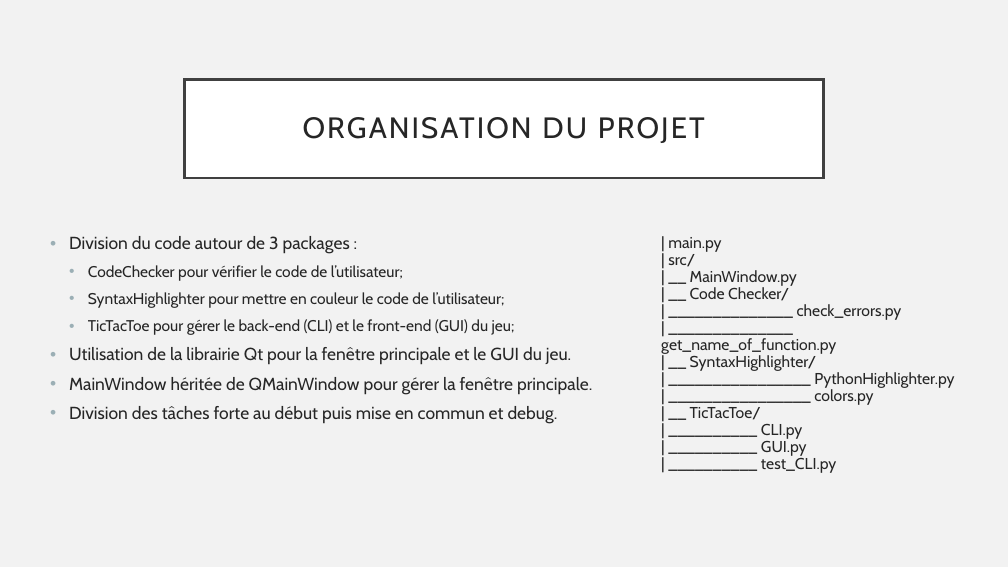
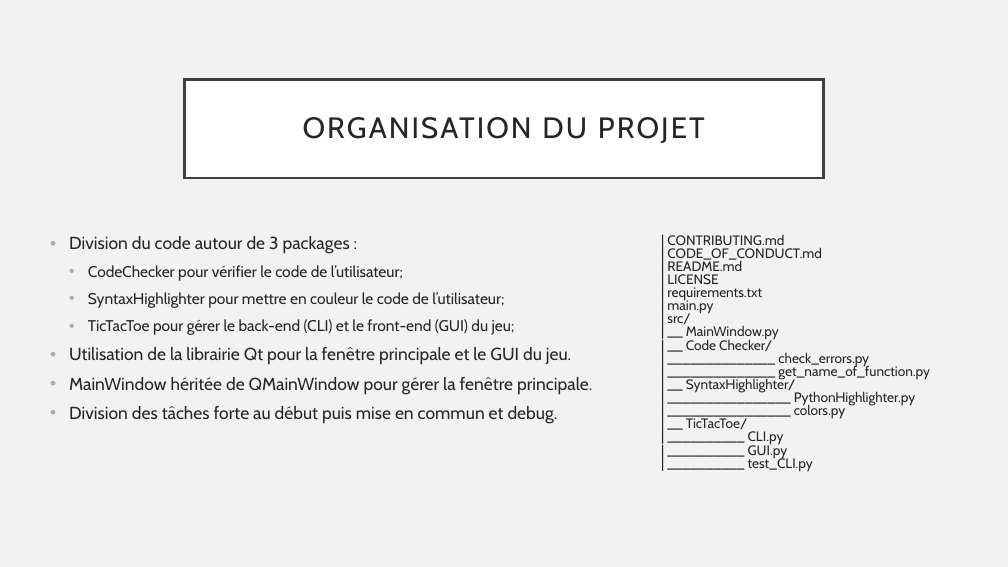
Before and after one commit to AbdelmoAli/Learn-to-code-Tictactoe, a slide deck: slide 3 of beamer.odp. Drawn at 1008x567 pixels with LibreOffice and Linux fonts; fonts in the diff are those of the drawing. Boxes give left, top, right and bottom in pixels: in the first picture for what was removed or moved away, otherwise in the second. Text is boxed around its words. In the diff, an @@ line names an element or a change of style, - is before the commit and + after.

```diff
--- a/beamer.odp
+++ b/beamer.odp
@@ text at [667,235,822,301]: paragraphs added @@
+| CONTRIBUTING.md
+| CODE_OF_CONDUCT.md
+| README.md
+| LICENSE
+| requirements.txt
@@ text at [667,298,930,472]: size 15 to 13 pt in "| main.py", "| src/", "| __ MainWindow.py", "| __ Code Checker/" and 9 more places; line spacing 0.9 to 0.8 @@
```
Also in this commit, not shown: 1 other file.
